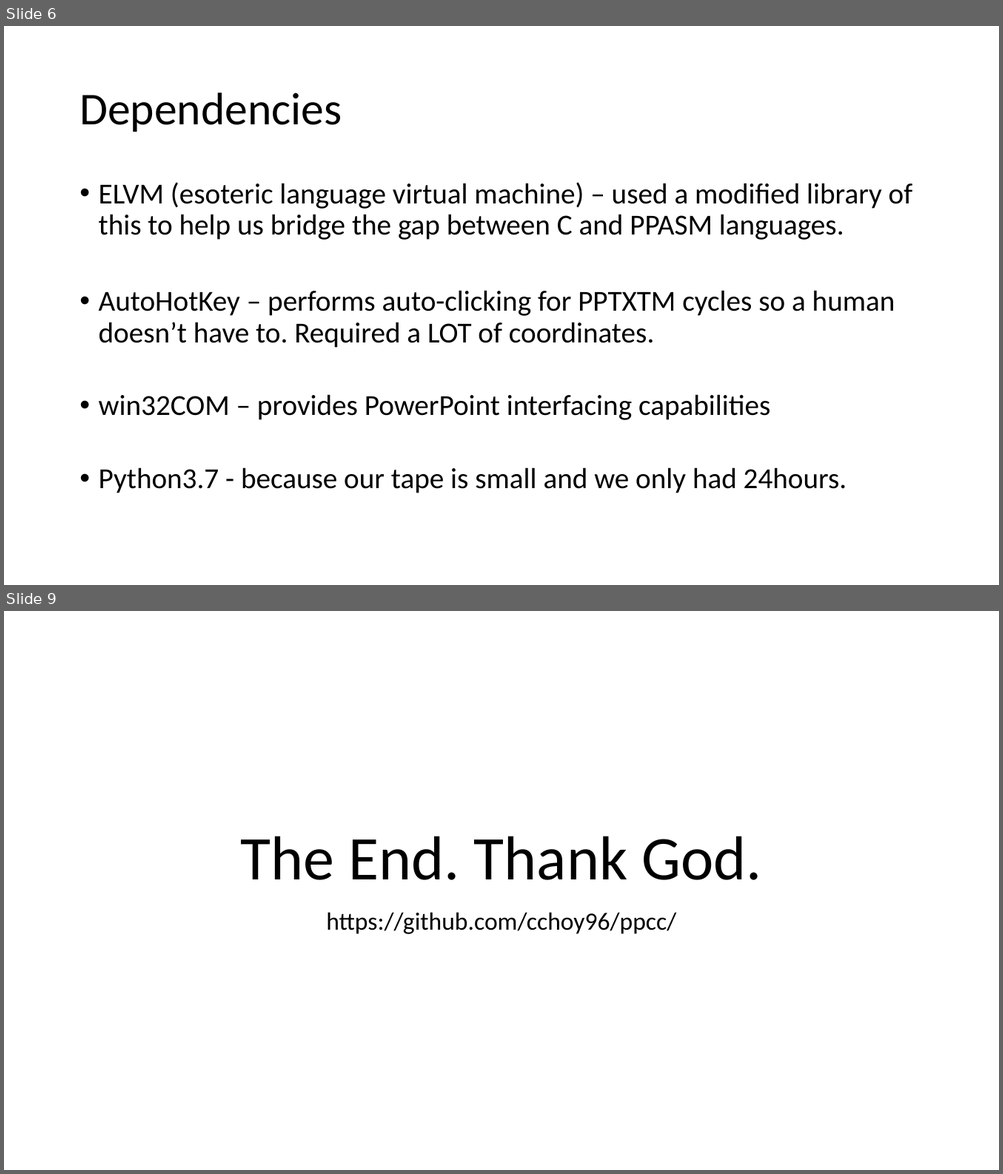
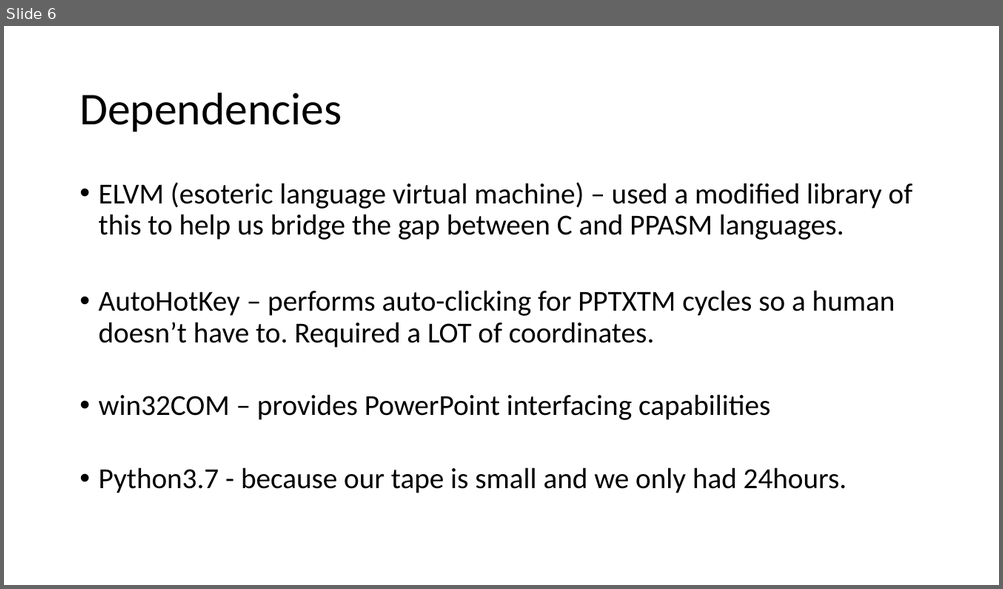
Before and after one commit to cdchoy/ppcc, a slide deck: presentation.pptx. Shown one above the other, each under a label of ours: slides 6 and 9 before the commit, slide 6 after it; the slides between them are not shown. The pictures are 1003x1174 and 1003x589 pixels, drawn with LibreOffice and Linux fonts; fonts in the diff are those of the drawing. Boxes give left, top, right and bottom in pixels: in the first picture for what was removed or moved away, otherwise in the second. Text is boxed around its words. In the diff, an @@ line names an element or a change of style, - is before the commit and + after.

```diff
--- a/presentation.pptx
+++ b/presentation.pptx
@@ slide 9 removed at (4, 611, 999, 1170), background #FFFFFF @@
@@ title removed at (241, 836, 761, 880) @@
-The End. Thank God.
@@ subtitle removed at (326, 912, 676, 934) @@
-https://github.com/cchoy96/ppcc/
```
Also in this commit, not shown: 4 slides changed, 1 slide added, 1 other slide removed.
